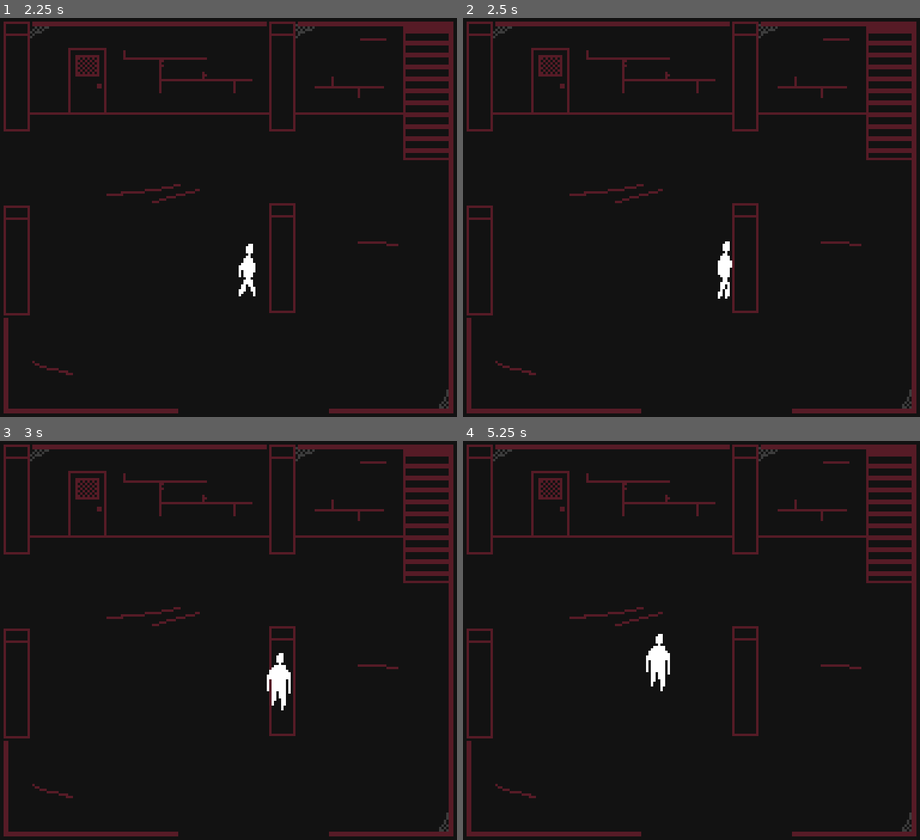
Above: before the commit, frames 1-4 (two rows, left to right).
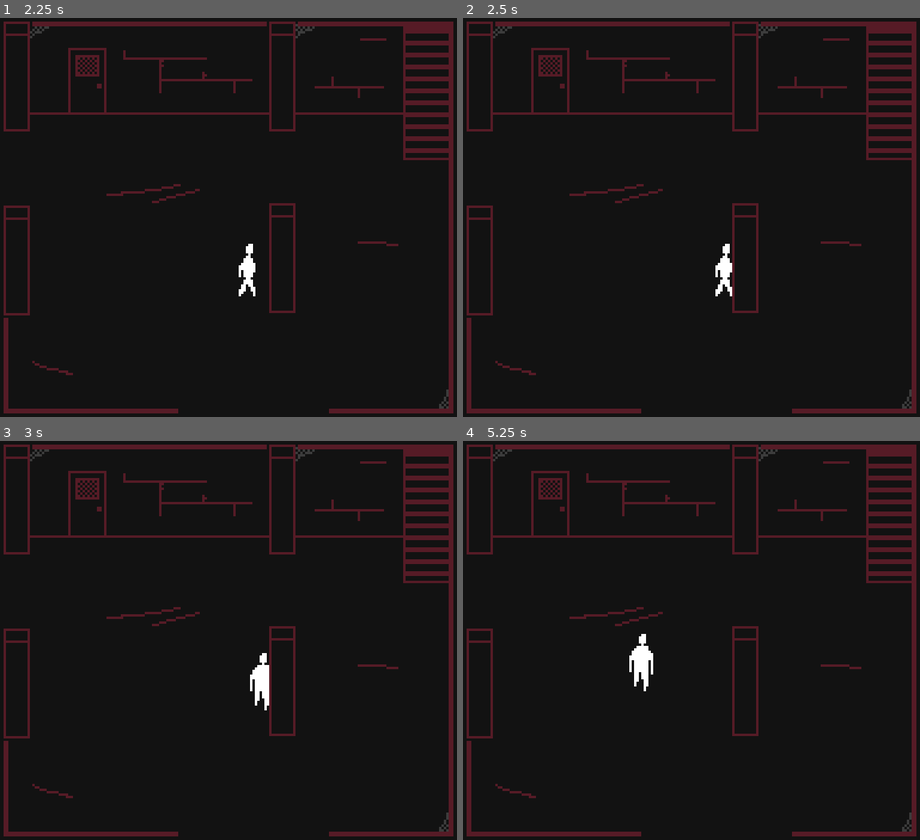
Above: after the commit, the same moments.

Repository: matthew-hre/GGJ2023
Game: Godot game, scene res://Scenes/Game.tscn
Same seed, same stepped clock (60 frames per second), same inputs: the game is played once before the commit and once after it.
Inputs:
- Up to frame 1 (2.25 s): tap Enter (enter) at 0.5, 1.35 s; hold D (right) 0.53-1.28 s; hold Enter (enter) 0.53-1.28 s; hold Down (down) 1.28-2.03 s; hold D (right) from 2.03 s (still down); hold Enter (enter) from 2.03 s (still down)
- Up to frame 2 (2.5 s): keep holding D (right); keep holding Enter (enter)
- Up to frame 3 (3 s): release D (right) at 2.78 s; release Enter (enter) at 2.78 s; hold W (up) from 2.78 s (still down); tap Enter (enter) at 2.85 s
- Up to frame 4 (5.25 s): release W (up) at 3.53 s; hold Enter (enter) 3.53-4.28 s; hold A (left) 3.53-5.03 s; tap Enter (enter) at 4.35 s; hold Down (down) from 5.03 s (still down); hold Enter (enter) from 5.03 s (still down)

Frame 1 is identical in both runs. In frame 2, 0.1% of the frame differs, in the area x 55-59%, y 55-71%; in frame 3, 0.7%, in the area x 54-64%, y 53-68%; in frame 4, 0.7%.

Commit message:
fixed pillar

Diff:
--- a/Scenes/Game.tscn
+++ b/Scenes/Game.tscn
@@ -5,25 +5,10 @@
 [ext_resource path="res://Assets/template/template-base.png" type="Texture" id=3]
 [ext_resource path="res://Scenes/NoteManager.tscn" type="PackedScene" id=4]
 [ext_resource path="res://Scenes/NoteTrigger.tscn" type="PackedScene" id=5]
+[ext_resource path="res://Scenes/TopLayer.gd" type="Script" id=6]
 
-[sub_resource type="GDScript" id=1]
-script/source = "extends Sprite
-
-
-# Declare member variables here. Examples:
-# var a = 2
-# var b = \"text\"
-
-
-# Called when the node enters the scene tree for the first time.
-func _ready():
-	pass # Replace with function body.
-
-
-# Called every frame. 'delta' is the elapsed time since the previous frame.
-#func _process(delta):
-#	pass
-"
+[sub_resource type="RectangleShape2D" id=7]
+extents = Vector2( 5.48839, 10.1987 )
 
 [sub_resource type="RectangleShape2D" id=2]
 extents = Vector2( 81.3231, 10 )
@@ -39,9 +24,6 @@
 
 [sub_resource type="RectangleShape2D" id=6]
 extents = Vector2( 10, 30.5206 )
-
-[sub_resource type="RectangleShape2D" id=7]
-extents = Vector2( 5.48839, 10.1987 )
 
 [node name="Game" type="Node"]
 
@@ -60,7 +42,17 @@
 z_index = 1
 texture = ExtResource( 2 )
 centered = false
-script = SubResource( 1 )
+script = ExtResource( 6 )
+
+[node name="StaticBody2D" type="StaticBody2D" parent="TopLayer"]
+
+[node name="BottomRightPillar" type="CollisionShape2D" parent="TopLayer/StaticBody2D"]
+position = Vector2( 118.51, 113.833 )
+shape = SubResource( 7 )
+
+[node name="BottomLeftPillar" type="CollisionShape2D" parent="TopLayer/StaticBody2D"]
+position = Vector2( 7.39, 114.745 )
+shape = SubResource( 7 )
 
 [node name="Player" parent="." instance=ExtResource( 1 )]
 position = Vector2( 82, 88 )
@@ -93,15 +85,7 @@
 position = Vector2( -6.35678, 156.006 )
 shape = SubResource( 6 )
 
-[node name="Pillars" type="Area2D" parent="CollisionAreas"]
-
-[node name="BottomRightPillar" type="CollisionShape2D" parent="CollisionAreas/Pillars"]
-position = Vector2( 118.51, 113.833 )
-shape = SubResource( 7 )
-
-[node name="BottomLeftPillar" type="CollisionShape2D" parent="CollisionAreas/Pillars"]
-position = Vector2( 7.39, 114.745 )
-shape = SubResource( 7 )
+[node name="Pillars" type="StaticBody2D" parent="CollisionAreas"]
 
 [node name="TopRightPillar" type="CollisionShape2D" parent="CollisionAreas/Pillars"]
 position = Vector2( 118.52, 37.6663 )
--- a/Scenes/Player.gd
+++ b/Scenes/Player.gd
@@ -50,7 +50,3 @@
 	else:
 		$Sprite.stop()
 		$Sprite.set_frame(0)
-
-func _process(_delta):
-	# set z-index to y position
-	$Sprite.z_index = int(position.y)
--- a/Scenes/Player.tscn
+++ b/Scenes/Player.tscn
@@ -9,44 +9,44 @@
 extents = Vector2( 3.04128, 3.77656 )
 
 [sub_resource type="AtlasTexture" id=2]
+atlas = ExtResource( 4 )
+region = Rect2( 0, 0, 10, 25 )
+
+[sub_resource type="AtlasTexture" id=3]
+atlas = ExtResource( 4 )
+region = Rect2( 10, 0, 10, 25 )
+
+[sub_resource type="AtlasTexture" id=4]
+atlas = ExtResource( 3 )
+region = Rect2( 0, 0, 10, 25 )
+
+[sub_resource type="AtlasTexture" id=5]
+atlas = ExtResource( 3 )
+region = Rect2( 10, 0, 10, 25 )
+
+[sub_resource type="AtlasTexture" id=6]
 atlas = ExtResource( 1 )
 region = Rect2( 0, 0, 10, 25 )
 
-[sub_resource type="AtlasTexture" id=3]
+[sub_resource type="AtlasTexture" id=7]
 atlas = ExtResource( 1 )
-region = Rect2( 10, 0, 10, 25 )
-
-[sub_resource type="AtlasTexture" id=4]
-atlas = ExtResource( 4 )
-region = Rect2( 0, 0, 10, 25 )
-
-[sub_resource type="AtlasTexture" id=5]
-atlas = ExtResource( 4 )
-region = Rect2( 10, 0, 10, 25 )
-
-[sub_resource type="AtlasTexture" id=6]
-atlas = ExtResource( 3 )
-region = Rect2( 0, 0, 10, 25 )
-
-[sub_resource type="AtlasTexture" id=7]
-atlas = ExtResource( 3 )
 region = Rect2( 10, 0, 10, 25 )
 
 [sub_resource type="SpriteFrames" id=8]
 animations = [ {
 "frames": [ SubResource( 2 ), SubResource( 3 ) ],
 "loop": true,
-"name": "walk-up-down",
+"name": "walk-right",
 "speed": 5.0
 }, {
 "frames": [ SubResource( 4 ), SubResource( 5 ) ],
 "loop": true,
-"name": "walk-right",
+"name": "walk-left",
 "speed": 5.0
 }, {
 "frames": [ SubResource( 6 ), SubResource( 7 ) ],
 "loop": true,
-"name": "walk-left",
+"name": "walk-up-down",
 "speed": 5.0
 } ]
 
@@ -58,6 +58,7 @@
 shape = SubResource( 1 )
 
 [node name="Sprite" type="AnimatedSprite" parent="."]
+z_index = 2
 frames = SubResource( 8 )
 animation = "walk-right"
 speed_scale = 0.5
--- a/Scenes/TopLayer.gd
+++ b/Scenes/TopLayer.gd
@@ -1,16 +1,22 @@
 extends Sprite
 
+# if the player's y position is greater than the height of the BottomRightPillar CollisionBody, set our z position to -10000
 
-# Declare member variables here. Examples:
-# var a = 2
-# var b = "text"
+func _process(delta):
+	var player = get_node("/root/Game/Player")
+	var collisions = get_node("StaticBody2D")
 
 
-# Called when the node enters the scene tree for the first time.
-func _ready():
-	pass # Replace with function body.
+	# loop through all the CollisionAreas in the CollisionBody and find the closest one to the player
+	var closest = null
+	for collision in collisions.get_children():
+		if closest == null:
+			closest = collision
+		else:
+			if abs(player.position.x - collision.position.x) < abs(player.position.x - closest.position.x):
+				closest = collision
 
-
-# Called every frame. 'delta' is the elapsed time since the previous frame.
-#func _process(delta):
-#	pass
+	if player.position.y < closest.position.y:
+		z_index = 100
+	else:
+		z_index = 1
